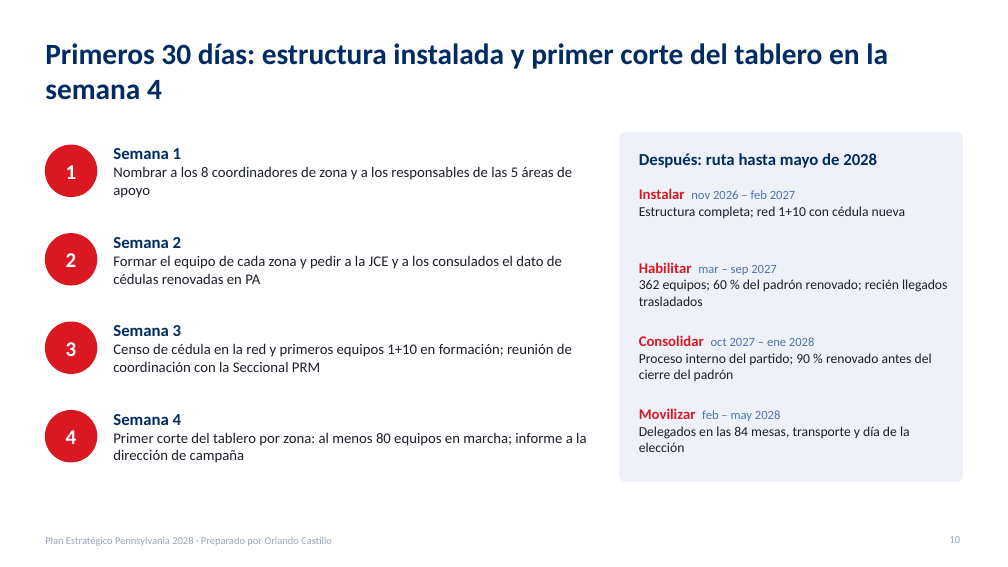
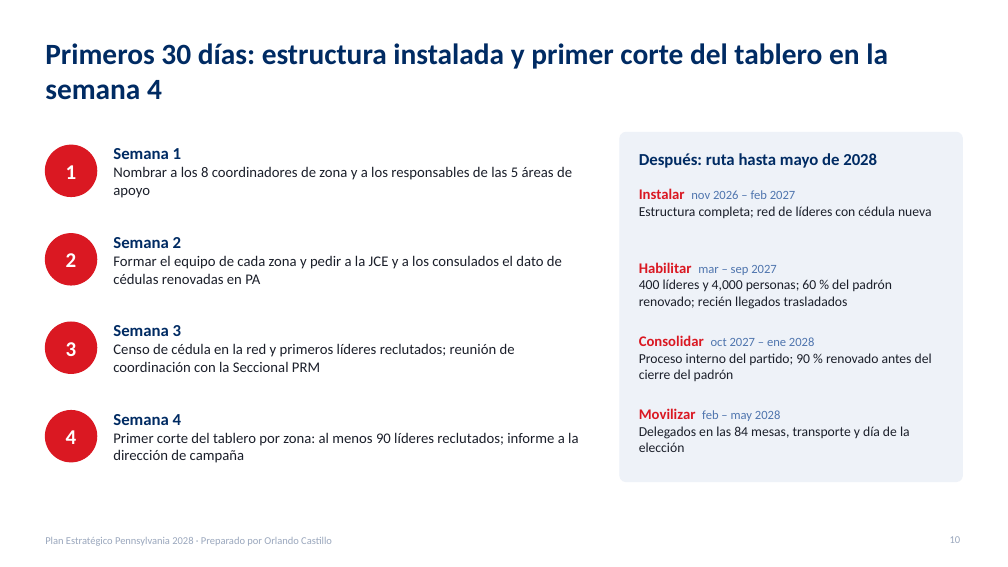
Before and after one commit to rcastillo9556/pdf-toolkit, a slide deck: slide 10 of presentaciones/Plan_Estrategico_Pennsylvania_2028.pptx. Drawn at 1008x567 pixels with LibreOffice and Linux fonts; fonts in the diff are those of the drawing. Boxes give left, top, right and bottom in pixels: in the first picture for what was removed or moved away, otherwise in the second. Text is boxed around its words. In the diff, an @@ line names an element or a change of style, - is before the commit and + after.

```diff
--- a/presentaciones/Plan_Estrategico_Pennsylvania_2028.pptx
+++ b/presentaciones/Plan_Estrategico_Pennsylvania_2028.pptx
@@ text at <box>639,206,932,218</box>: text changed @@
-Estructura completa; red 1+10 con cédula nueva
+Estructura completa; red de líderes con cédula nueva
@@ text at <box>639,279,892,309</box>: text changed @@
-362 equipos; 60 % del padrón renovado; recién llegados trasladados
+400 líderes y 4,000 personas; 60 % del padrón renovado; recién llegados trasladados
@@ text at <box>113,343,515,372</box>: text changed @@
-Censo de cédula en la red y primeros equipos 1+10 en formación; reunión de coordinación con la Seccional PRM
+Censo de cédula en la red y primeros líderes reclutados; reunión de coordinación con la Seccional PRM
@@ text at <box>113,432,578,463</box>: text changed @@
-Primer corte del tablero por zona: al menos 80 equipos en marcha; informe a la dirección de campaña
+Primer corte del tablero por zona: al menos 90 líderes reclutados; informe a la dirección de campaña
```
Also in this commit, not shown: 4 other slides changed, 1 other file.
